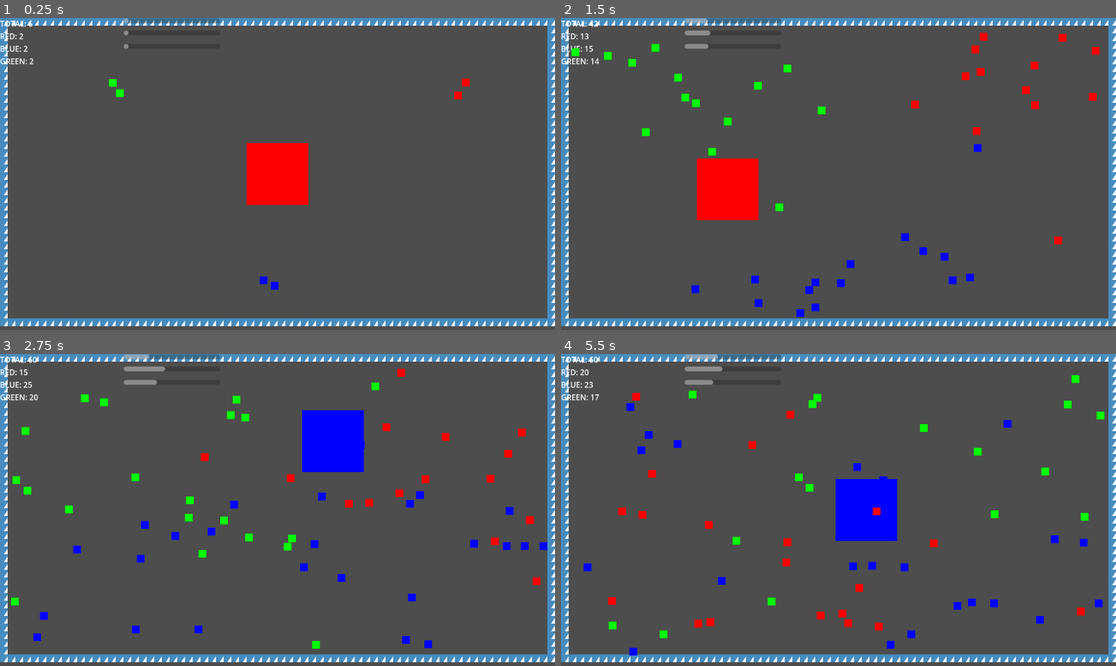
Above: before the commit, frames 1-4 (two rows, left to right).
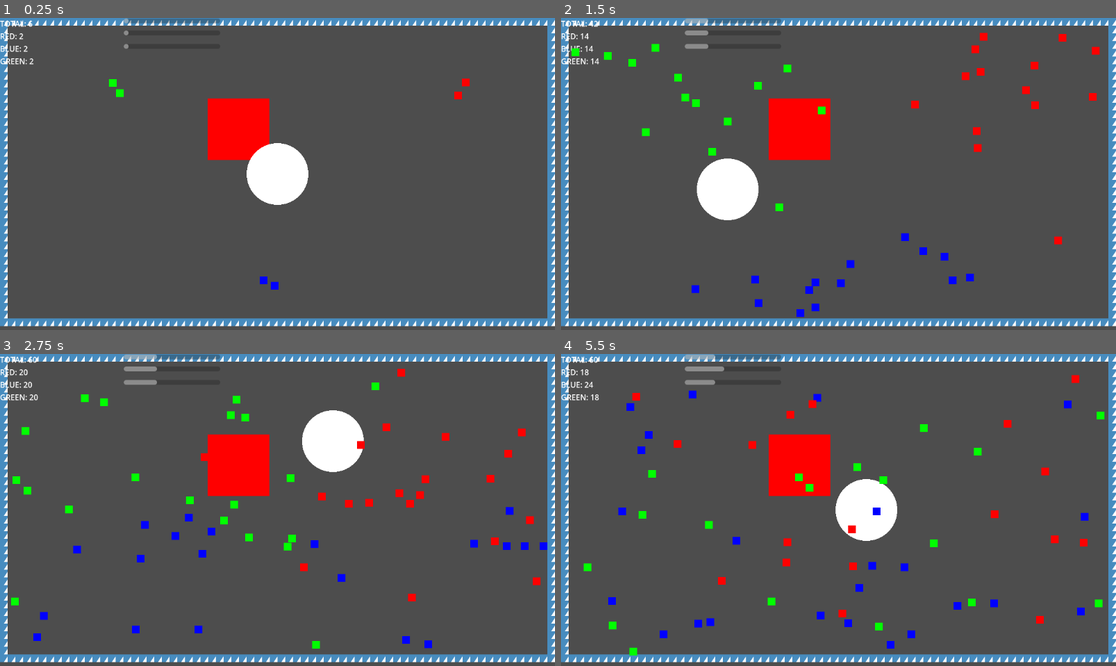
Above: after the commit, the same moments.

Repository: CWmain/island
Game: Godot game, scene res://scenes/main.tscn
The game is run twice, just before and just after one commit, with the same random seed, the same clock (stepped at 60 frames per second) and the same inputs. The engine's default icon, where the game draws it, is replaced by a stand-in: a white triangle on a blue panel in a dark square.
Inputs (mouse positions are in pixels of both pictures, inside the frame that each line leads up to):
- Up to frame 1 (0.25 s): no input
- Up to frame 2 (1.5 s): move the mouse to (960, 158) at 0.52 s; tap Mouse wheel down (CycleDown) at 0.6 s; move the mouse to (727, 189) at 1.27 s; tap Mouse wheel up (CycleUp) at 1.35 s
- Up to frame 3 (2.75 s): move the mouse to (333, 441) at 2.02 s; tap Mouse wheel down (CycleDown) at 2.1 s
- Up to frame 4 (5.5 s): move the mouse to (810, 572) at 2.77 s; tap Mouse wheel up (CycleUp) at 2.85, 4.35 s; move the mouse to (1005, 556) at 3.52 s; tap Mouse wheel down (CycleDown) at 3.6, 5.1 s; move the mouse to (672, 463) at 4.27 s; move the mouse to (866, 510) at 5.02 s

The runs differ from the first frame. In frame 1, 4.1% of the frame differs, in the area x 37-56%, y 25-60%; in frame 2, 4.5%; in frame 3, 4.9%; in frame 4, 5.8%, in the area x 3-98%, y 0-97%.

Commit message:
Added an immortality field which helps to protect a region of soliders, I think I like this gameplay over conversion

Diff:
--- /dev/null
+++ b/objects/immortalityField/immortality_field.gd
@@ -0,0 +1,15 @@
+extends Area2D
+
+
+func _physics_process(_delta: float) -> void:
+	position = get_global_mouse_position()
+
+func _on_body_entered(body: Node2D) -> void:
+	if body is Solider:
+		var s: Solider = body
+		s.isImmune = true
+
+func _on_body_exited(body: Node2D) -> void:
+	if body is Solider:
+		var s: Solider = body
+		s.isImmune = false
--- /dev/null
+++ b/objects/immortalityField/immortality_field.gdshader
@@ -0,0 +1,9 @@
+shader_type canvas_item;
+
+void fragment() {
+	// Called for every pixel the material is visible on.
+
+	if (distance(UV, vec2(0.5,0.5)) > 0.5){
+		COLOR.a = 0.0;
+	}
+}
--- /dev/null
+++ b/objects/immortalityField/immortality_field.tscn
@@ -0,0 +1,27 @@
+[gd_scene load_steps=5 format=3 uid="uid://c7q4dvrm0i430"]
+
+[ext_resource type="Script" uid="uid://cww47xhi3uje8" path="res://objects/immortalityField/immortality_field.gd" id="1_5ovyj"]
+[ext_resource type="Shader" uid="uid://hmgt2mlr42tn" path="res://objects/immortalityField/immortality_field.gdshader" id="1_ias0q"]
+
+[sub_resource type="ShaderMaterial" id="ShaderMaterial_5ovyj"]
+shader = ExtResource("1_ias0q")
+
+[sub_resource type="CircleShape2D" id="CircleShape2D_lbacu"]
+radius = 64.0
+
+[node name="ImmortalityField" type="Area2D"]
+script = ExtResource("1_5ovyj")
+
+[node name="ColorRect" type="ColorRect" parent="."]
+material = SubResource("ShaderMaterial_5ovyj")
+offset_left = -64.0
+offset_top = -64.0
+offset_right = 64.0
+offset_bottom = 64.0
+size_flags_horizontal = 0
+
+[node name="CollisionShape2D" type="CollisionShape2D" parent="."]
+shape = SubResource("CircleShape2D_lbacu")
+
+[connection signal="body_entered" from="." to="." method="_on_body_entered"]
+[connection signal="body_exited" from="." to="." method="_on_body_exited"]
--- a/objects/solider/solider.gd
+++ b/objects/solider/solider.gd
@@ -9,6 +9,7 @@
 
 @export var speed: float = 100
 @export var myColor: soliderColor = 0 as soliderColor
+var isImmune: bool = true
 
 @onready var label: Label = $Label
 @onready var color_rect: ColorRect = $ColorRect
@@ -39,17 +40,20 @@
 	myColor = newColor
 	updateColor()
 
-func resolveWinner(color1: int, color2: int)->soliderColor:
-	if color1 == color2:
-		return color1
+func resolveWinner(currentColor: int, otherColor: int)->soliderColor:
+	if isImmune:
+		return currentColor
 
-	if (color1 == soliderColor.RED and color2 == soliderColor.GREEN) or (color2 == soliderColor.RED and color1 == soliderColor.GREEN):
+	if currentColor == otherColor:
+		return currentColor
+
+	if (currentColor == soliderColor.RED and otherColor == soliderColor.GREEN) or (otherColor == soliderColor.RED and currentColor == soliderColor.GREEN):
 		return soliderColor.RED
 
-	if (color1 == soliderColor.GREEN and color2 == soliderColor.BLUE) or (color2 == soliderColor.GREEN and color1 == soliderColor.BLUE):
+	if (currentColor == soliderColor.GREEN and otherColor == soliderColor.BLUE) or (otherColor == soliderColor.GREEN and currentColor == soliderColor.BLUE):
 		return soliderColor.GREEN
 
-	if (color1 == soliderColor.BLUE and color2 == soliderColor.RED) or (color2 == soliderColor.BLUE and color1 == soliderColor.RED):
+	if (currentColor == soliderColor.BLUE and otherColor == soliderColor.RED) or (otherColor == soliderColor.BLUE and currentColor == soliderColor.RED):
 		return soliderColor.BLUE
 
 	printerr("No matching colors???")
--- a/scenes/main.tscn
+++ b/scenes/main.tscn
@@ -1,10 +1,11 @@
-[gd_scene load_steps=8 format=4 uid="uid://blv1rrwv4tngb"]
+[gd_scene load_steps=9 format=4 uid="uid://blv1rrwv4tngb"]
 
 [ext_resource type="PackedScene" uid="uid://bojq7clkjdcok" path="res://objects/solider/solider.tscn" id="1_o5qli"]
 [ext_resource type="Texture2D" uid="uid://cqw4mc8hquvh1" path="res://icon.svg" id="2_0wfyh"]
 [ext_resource type="PackedScene" uid="uid://d17ccac5gl80s" path="res://objects/soliderSpawner/solider_spawner.tscn" id="3_sugp2"]
 [ext_resource type="PackedScene" uid="uid://b88cvbbpgmfls" path="res://UI/solider_counter.tscn" id="4_jyhfs"]
 [ext_resource type="PackedScene" uid="uid://d2bg1h0guxdf4" path="res://objects/conversionZone/conversion_zone.tscn" id="5_tbgi4"]
+[ext_resource type="PackedScene" uid="uid://c7q4dvrm0i430" path="res://objects/immortalityField/immortality_field.tscn" id="6_tefeu"]
 
 [sub_resource type="TileSetAtlasSource" id="TileSetAtlasSource_sugp2"]
 texture = ExtResource("2_0wfyh")
@@ -175,4 +176,8 @@
 maxSoliders = 60.0
 
 [node name="ConversionZone" parent="." instance=ExtResource("5_tbgi4")]
+process_mode = 4
 position = Vector2(495, 231)
+
+[node name="ImmortalityField" parent="." instance=ExtResource("6_tefeu")]
+position = Vector2(293, 301)
Not shown, added: objects/immortalityField/immortality_field.gd.uid
Not shown, added: objects/immortalityField/immortality_field.gdshader.uid
